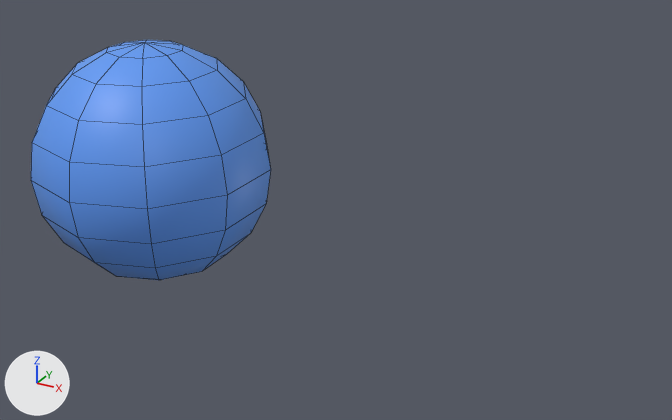
The FBX model MinMax/Assets/Models/Snowball.fbx, before and after one commit.
One viewpoint serves both versions: a 50 mm lens placed at (16.04, -4.83, 5.64), pointed at (13.35, 0.05, 3.19). Every picture has the same lights, and +X, +Y and +Z are marked at lower left. Mesh edges are drawn as thin lines. Where no turn or scale is listed for an object, it has been applied to the vertices.

Objects in the first picture: 'IceBall'.
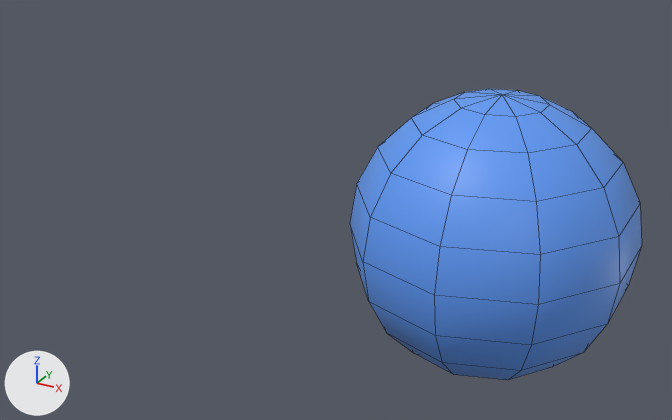
Pixel boxes [x1, y1, x2, y2] of what changed, in the pictures (672 x 420 px):
'IceBall', moved: before [31, 40, 271, 280]; after [350, 89, 642, 380]

The change in detail:
Object 'IceBall' (ob_iceball) moves from (11.907, 0.0, 3.285) to (14.436, 0.0, 3.285).
